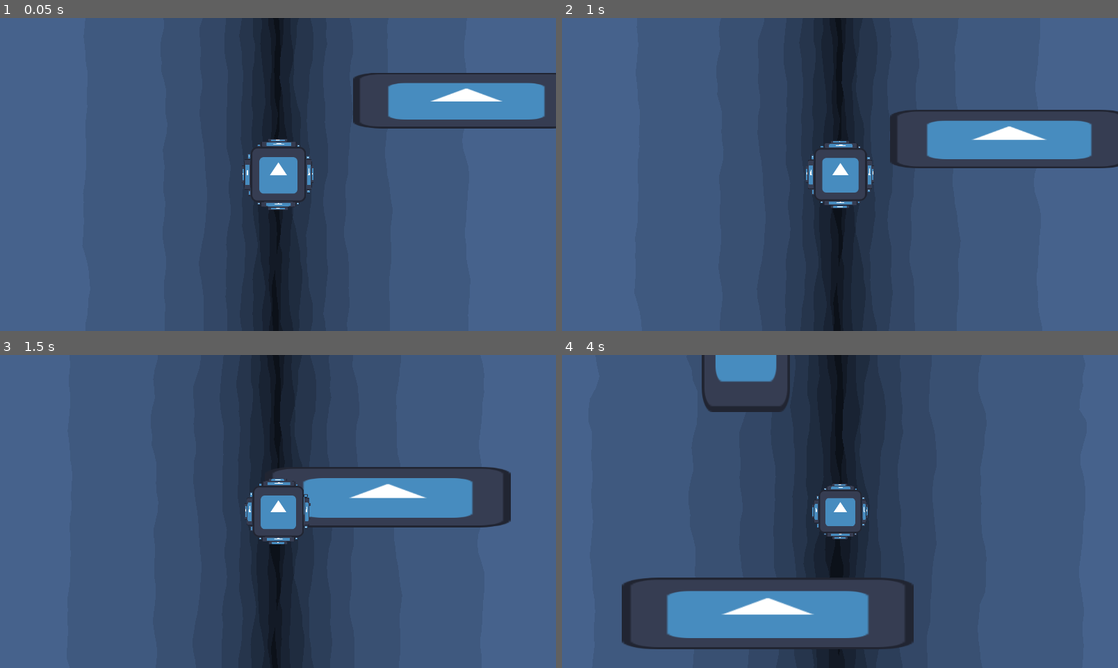
Above: before the commit, frames 1-4 (two rows, left to right).
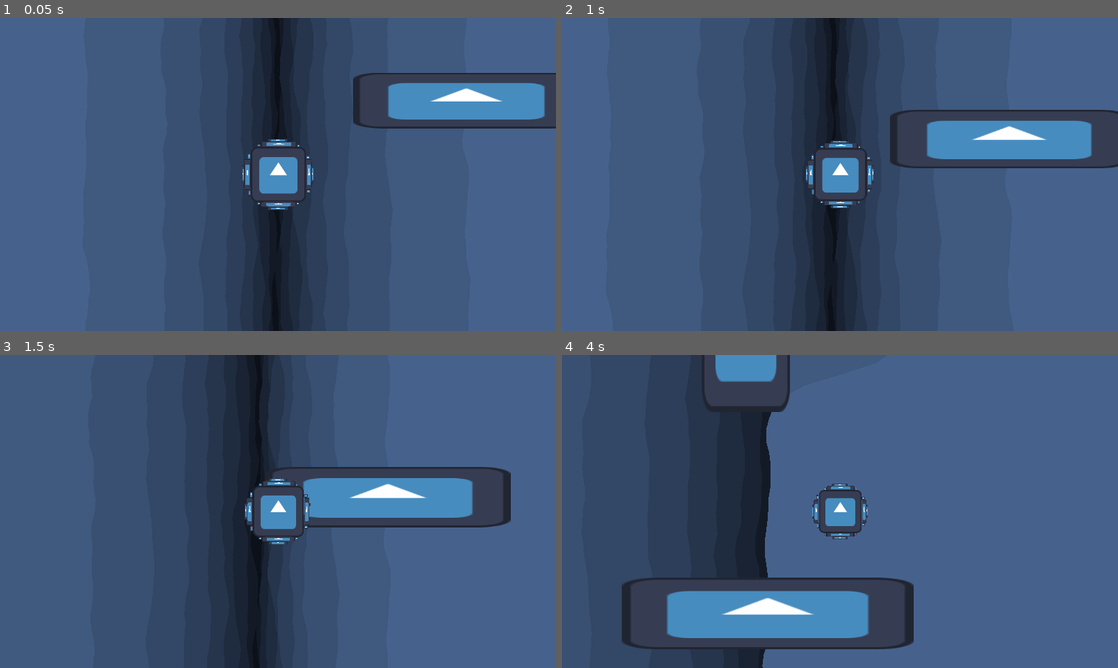
Above: after the commit, the same moments.

Repository: Cax36940/Global-Game-Jam-2025
Game: Godot game, scene res://main.tscn
Same seed, same stepped clock (60 frames per second), same inputs: the game is played once before the commit and once after it. The engine's default icon, where the game draws it, is replaced by a stand-in: a white triangle on a blue panel in a dark square.
Inputs (mouse positions are in pixels of both pictures, inside the frame that each line leads up to):
- Up to frame 1 (0.05 s): no input
- Up to frame 2 (1 s): move the mouse to (962, 158) at 0.52 s; hold Right (ui_right) from 0.53 s (still down)
- Up to frame 3 (1.5 s): move the mouse to (166, 527) at 1.27 s; release Right (ui_right) at 1.28 s; hold Left (ui_left) from 1.28 s (still down)
- Up to frame 4 (4 s): move the mouse to (895, 442) at 2.02 s; release Left (ui_left) at 2.03 s; hold Right (ui_right) 2.03-3.53 s; move the mouse to (812, 574) at 2.77 s; move the mouse to (1006, 558) at 3.52 s; hold Left (ui_left) from 3.53 s (still down)

Frame 1 is identical in both runs. In frame 2, 1.3% of the frame differs, in the area x 43-55%, y 0-100%; in frame 3, 24%; in frame 4, 59%, in the area x 0-77%, y 0-100%.

Commit message:
Change background velocity to match bubble

Diff:
--- a/assets/rock_background.gd
+++ b/assets/rock_background.gd
@@ -34,6 +34,11 @@
 	instance.position.x = randf_range(-100, 600)
 	instance.position.y = randf_range(-1000, 0)
 	instance.z_index = randi_range(-2, -24)
-	instance.set_camera_velocity(Vector2(0, 100 * first_layer_depth / (first_layer_depth + (-instance.z_index/2) * layer_spacing)))
+	instance.set_velocity(Vector2(0, 100))
+	instance.set_velocity_factor(first_layer_depth / (first_layer_depth + (-instance.z_index/2) * layer_spacing))
 	add_child(instance)
 	generate_worm()
+
+func set_velocity(new_velocity : Vector2):
+	for child in get_children():
+		child.set_velocity(new_velocity)
--- a/assets/rock_layer.gd
+++ b/assets/rock_layer.gd
@@ -116,3 +116,6 @@
 
 func set_velocity_factor(new_velocity_factor : float) :
 	velocity_factor = new_velocity_factor
+
+func set_velocity(new_velocity : Vector2):
+	velocity = new_velocity
--- a/assets/worm.gd
+++ b/assets/worm.gd
@@ -1,11 +1,12 @@
 extends Line2D
 
 var velocity : Vector2 = Vector2.ZERO
-var camera_velocity : Vector2 = Vector2.ZERO
 var total_time : float = 0.0
 const SPEED : float = 1.0
 const NUMBER_POINT : int = 10
 const JOINT_LENGTH : float = 20.0
+var velocity_factor : float = 1.0 # factor to account for depth of the layer
+
 # Called when the node enters the scene tree for the first time.
 func _ready() -> void:
 	for i in range(NUMBER_POINT):
@@ -24,12 +25,14 @@
 
 # Called every frame. 'delta' is the elapsed time since the previous frame.
 func _process(delta: float) -> void:
-	position += camera_velocity * delta
+	position += velocity * delta * velocity_factor
 	total_time += delta
-	velocity.y = cos(total_time * SPEED) / 5.0
-	velocity.x = sqrt(1 - velocity.y ** 2)
 
-	set_point_position(0, get_point_position(0) + velocity * SPEED)
+	var local_velocity : Vector2 = Vector2.ZERO
+	local_velocity.y = cos(total_time * SPEED) / 5.0
+	local_velocity.x = sqrt(1 - local_velocity.y ** 2)
+
+	set_point_position(0, get_point_position(0) + local_velocity * SPEED)
 
 	for i in range(1, NUMBER_POINT):
 		set_point_position(i, get_point_position(i-1) + JOINT_LENGTH * (get_point_position(i) - get_point_position(i-1)).normalized())
@@ -39,5 +42,8 @@
 		queue_free()
 	pass
 
-func set_camera_velocity(new_camera_velocity : Vector2):
-	camera_velocity = new_camera_velocity
+func set_velocity(new_velocity : Vector2):
+	velocity = new_velocity
+
+func set_velocity_factor(new_velocity_factor : float) :
+	velocity_factor = new_velocity_factor
--- a/bubble/bubble.gd
+++ b/bubble/bubble.gd
@@ -51,3 +51,5 @@
 		vspeed = 0
 		# TODO : pop !
 		# TODO : end day
+
+	get_node("../RockBackground").set_velocity(-velocity)
